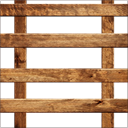
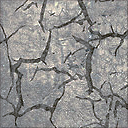
Before/after of a 128x128 layered artwork. What changed in the layer stack:
hid "Слой 8" over [0,0,128,128]
added layer "tile-07" above "tile-06" over [0,0,128,128]
added layer "tile-06" above "tile-05" over [0,0,128,128]
added layer "tile-05" above "tile-02" over [0,0,128,128]
showed "tile-02" over [0,0,128,128]
